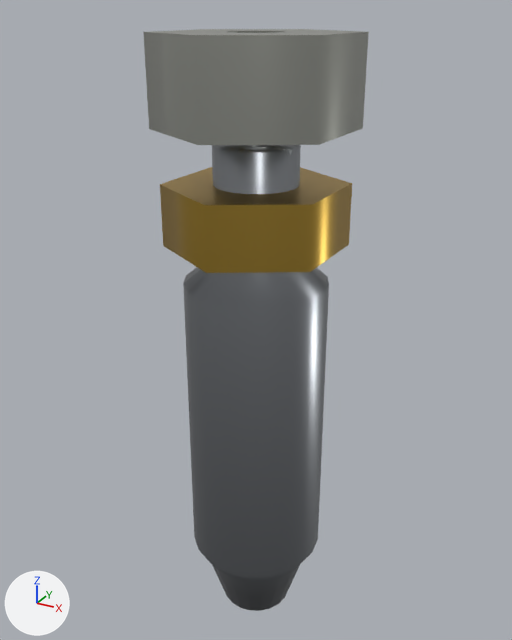
The glTF model porsche-911sc-engine/parts/injector.glb, before and after one commit.
Rendered twice from a camera (50 mm lens) standing at (26.5, -48.3, 53.5) and looking at (-0.6, 1.1, 28.9). Every picture has the same lights, and +X, +Y and +Z are marked at lower left. The first picture is the older version. Where no turn or scale is listed for an object, it has been applied to the vertices.

Script lines for the objects in view, before the commit:
```python
me_mesh_0 = bpy.data.meshes.new('Mesh_0')
me_mesh_0.from_pydata(...)  # 160 vertices, 280 faces; spans x -6.0..6.0, y -6.0..6.0, z -22.0..22.0
me_mesh_0.materials.append(mat_steel)  # grey #9da1a6
me_mesh_1 = bpy.data.meshes.new('Mesh_1')
me_mesh_1.from_pydata(...)  # a 6-sided cylinder along z spanning x -6.5..6.5, y -7.5..7.5, z -2.5..2.5
me_mesh_1.materials.append(mat_brass)  # yellow #c9a54a
me_mesh_2 = bpy.data.meshes.new('Mesh_2')
me_mesh_2.from_pydata(...)  # 91 vertices, 125 faces; spans x -7.0..7.0, y -8.1..8.1, z -3.4..3.4
me_mesh_2.materials.append(mat_zincplate)  # grey #b4b6ae
ob_injector_brass = bpy.data.objects.new('injector:brass', me_mesh_1)
ob_injector_brass.location = (0.0, 0.0, 38.5)
ob_injector_steel = bpy.data.objects.new('injector:steel', me_mesh_0)
ob_injector_steel.location = (0.0, 0.0, 22.0)
ob_injector_zincplate = bpy.data.objects.new('injector:zincPlate', me_mesh_2)
ob_injector_zincplate.location = (0.0, 0.0, 48.6)
```
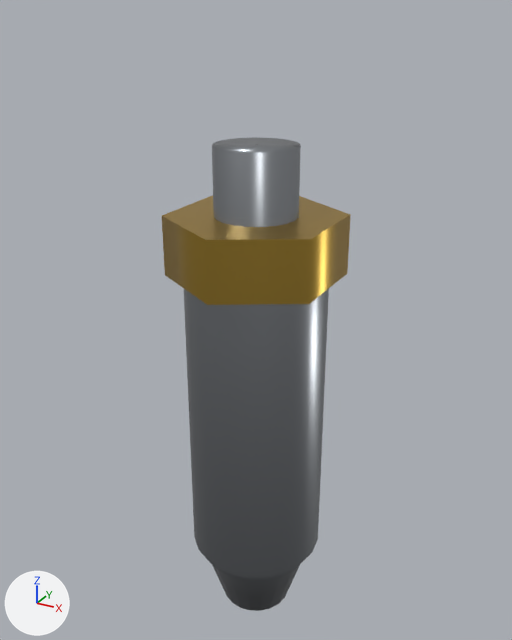
What the commit changed:
Object 'injector:brass' (ob_injector_brass) moves from (0.0, 0.0, 38.5) to (0.0, 0.0, 36.0).
Object 'injector:zincPlate' (ob_injector_zincplate) is deleted.

Pixel boxes [x1, y1, x2, y2] of what changed, in the pictures (512 x 640 px):
'injector:zincPlate', deleted
    before: [143, 29, 369, 145]
'injector:brass', moved
    before: [160, 167, 352, 273]
    after: [162, 196, 351, 305]
